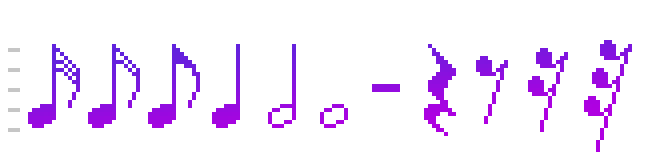
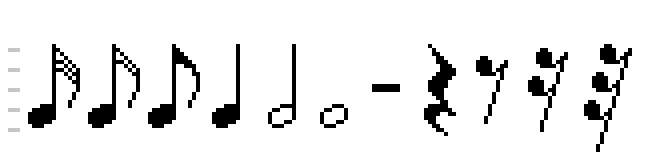
Two versions of the same layered image (656x160). Layer-by-layer changes:
added layer "Color Fill 1 copy" in group "Group 1" over 28, 40, 632, 152
showed "Color Fill 1" over 28, 40, 632, 152
painted on "Group 2" over 584, 40, 632, 144
